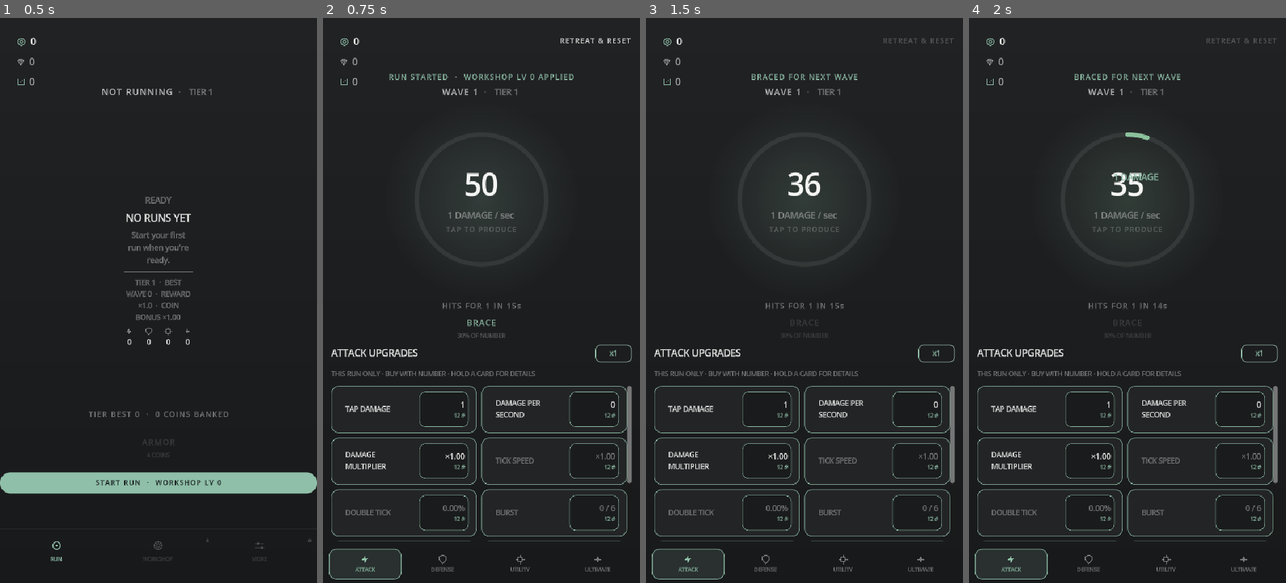
Above: before the commit, frames 1-4 (left to right).
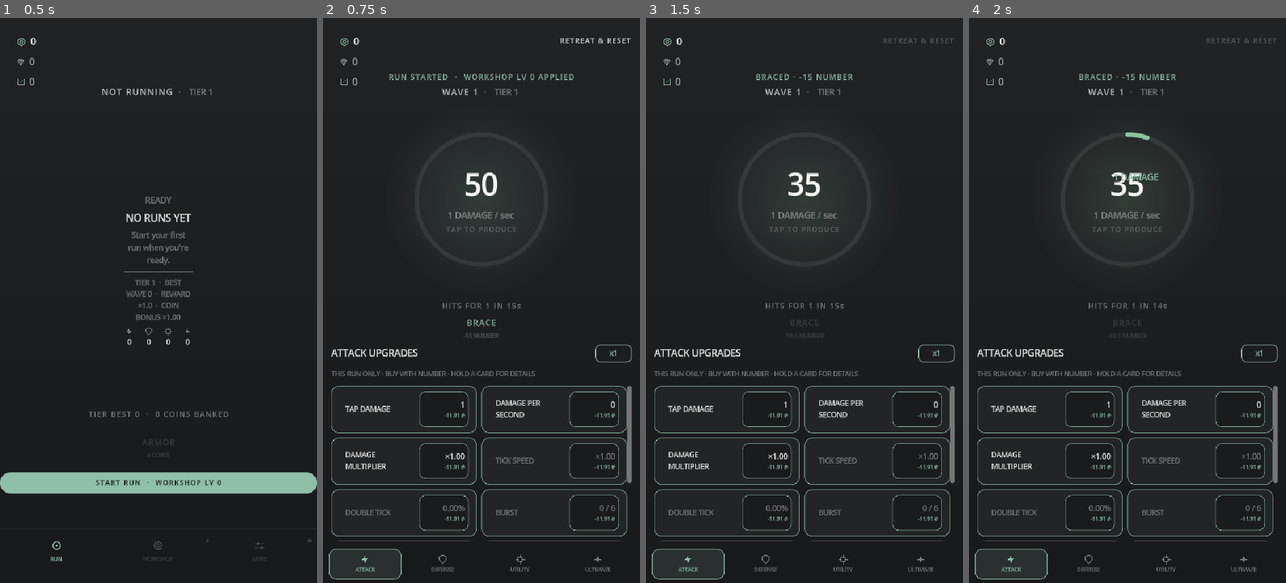
Above: after the commit, the same moments.

Repository: paulhardie/NumberGOup
Game: Godot game, scene res://scenes/main.tscn
Same seed, same stepped clock (60 frames per second), same inputs: the game is played once before the commit and once after it.
Inputs (mouse positions are in pixels of both pictures, inside the frame that each line leads up to):
- Up to frame 1 (0.5 s): no input
- Up to frame 2 (0.75 s): click "START RUN · WORKSHOP LV 0" at 0.5 s
- Up to frame 3 (1.5 s): click (804, 328) at 1.25 s
- Up to frame 4 (2 s): no input

Frame 1 is identical in both runs. In frame 2, 0.2% of the frame differs, in the area x 38-93%, y 55-89%; in frame 3, 0.5%, in the area x 33-93%, y 9-89%; in frame 4, 0.4%.

Commit message:
Make Rig multi-buy work and show Number costs exactly
The Rig showed an x1 / x5 / x10 / MAX control but bought one rank per tap.
plan_rig_purchase quotes the ranks a press can afford (consuming the two
warm-up discounts in order) and purchase_rig_ranks spends exactly that quote.
Rig cards show the multi-rank price, and hit, Brace and Rig toasts name the
Number spent or lost.

Co-Authored-By: Claude Opus 5.5 <noreply@anthropic.com>

Diff:
--- a/src/game_state.gd
+++ b/src/game_state.gd
@@ -589,15 +589,49 @@
 		return false
 	return number.compare_to(get_rig_cost(upgrade_id)) >= 0
 
+## Quote the ranks a single Rig press can afford. The two opening discounts
+## count purchases across all rows, so a bulk quote must consume them in order.
+func plan_rig_purchase(upgrade_id: String, count: int = 1) -> Dictionary:
+	var refused := {"ranks": 0, "cost": ScientificNumber.new()}
+	if not in_run or (count != MAX_BUY and count <= 0):
+		return refused
+	var definition := get_definition(upgrade_id)
+	if definition == null or not balance_profile.rig_has_row(definition.workshop_category, upgrade_id):
+		return refused
+	var bought_before := rig_ranks_bought()
+	var owned := rig_owned(upgrade_id)
+	var warm_up := not balance_profile.is_pressured_wave(selected_tier, wave)
+	var spent := ScientificNumber.new()
+	var ranks := 0
+	while count == MAX_BUY or ranks < count:
+		var step: ScientificNumber
+		if warm_up and bought_before + ranks < balance_profile.RIG_WARM_UP_DISCOUNTED_PURCHASES:
+			step = balance_profile.rig_warm_up_reference_hp(selected_tier)
+		else:
+			step = get_rig_cost(upgrade_id, owned + ranks)
+		if step.is_zero():
+			break
+		var next_spent := spent.add(step)
+		if next_spent.compare_to(number) > 0:
+			break
+		spent = next_spent
+		ranks += 1
+	return {"ranks": ranks, "cost": spent}
+
+func purchase_rig_ranks(upgrade_id: String, count: int = 1) -> int:
+	var plan := plan_rig_purchase(upgrade_id, count)
+	var ranks: int = int(plan.ranks)
+	if ranks <= 0:
+		return 0
+	number = number.subtract(plan.cost)
+	rig_ranks[upgrade_id] = rig_owned(upgrade_id) + ranks
+	return ranks
+
 ## Buys one uncapped run-scoped rank with Number. It sells even when the price
 ## eats the buffer against the next hit: the contract is that the price is
 ## visible before it kills you, not that the game refuses the decision (D015).
 func purchase_rig(upgrade_id: String) -> bool:
-	if not can_purchase_rig(upgrade_id):
-		return false
-	number = number.subtract(get_rig_cost(upgrade_id))
-	rig_ranks[upgrade_id] = rig_owned(upgrade_id) + 1
-	return true
+	return purchase_rig_ranks(upgrade_id, 1) > 0
 
 ## Labs (The Tower): permanent research paid in Coins, gated by real time
 ## rather than Coins alone. A line keeps researching whether a run is active or
--- a/src/main.gd
+++ b/src/main.gd
@@ -275,12 +275,13 @@
 			var boss_hit: bool = event.type == "boss_collection"
 			var hit_colour: Color = BOSS_DANGER if boss_hit else DANGER
 			if event.amount.is_zero():
-				_show_toast("HIT BLOCKED", ACCENT)
+				_show_toast("HIT BLOCKED · 0 NUMBER LOST", ACCENT)
 				_flash_number(ACCENT)
 				_pulse_ring_hit(1.008)
 			else:
-				_spawn_floating_text("-" + event.amount.format_value(), hit_colour, _stage_float_point())
-				_show_toast("STILL STANDING  ·  HITS AGAIN IN " + str(int(GameState.WAVE_INTERVAL_SECONDS)) + "s", hit_colour)
+				_spawn_floating_text("-" + _stat_number(event.amount) + " NUMBER", hit_colour, _stage_float_point())
+				_show_toast(("BOSS HIT" if boss_hit else "HIT") + " · -" + _stat_number(event.amount) + " NUMBER · " + state.number.format_value() + " LEFT", hit_colour)
+				_snap_number_display()
 				_flash_number(hit_colour, 0.5 if boss_hit else 0.35)
 				_pulse_stage_impact(hit_colour)
 				_shake_stage(9.0 if boss_hit else 3.5)
@@ -2049,8 +2050,10 @@
 	_show_toast("NO OTHER TIER UNLOCKED", MUTED_TEXT)
 
 func _on_brace_pressed() -> void:
+	var cost := state.number.multiply_scalar(state.get_brace_cost_percent())
 	if state.brace():
-		_show_toast("BRACED FOR NEXT WAVE", ACCENT)
+		_show_toast("BRACED · -" + _stat_number(cost) + " NUMBER", ACCENT)
+		_snap_number_display()
 		_refresh_all()
 	else:
 		_show_toast("CANNOT BRACE YET", MUTED_TEXT)
@@ -2187,7 +2190,7 @@
 	# Armor is a Workshop rank, locked during a run, so its shortcut only
 	# earns its place between runs.
 	armor_button.visible = not state.in_run
-	brace_cost_label.text = "%.0f%% OF NUMBER" % (state.get_brace_cost_percent() * 100.0)
+	brace_cost_label.text = "-" + _stat_number(state.number.multiply_scalar(state.get_brace_cost_percent())) + " NUMBER"
 	brace_button.disabled = not state.can_brace()
 	_set_action_enabled(brace_button, not brace_button.disabled)
 	var armor := state.get_definition(GameState.ARMOR_ID)
@@ -2625,11 +2628,15 @@
 	value_button.pressed.connect(func(upgrade_id: String = definition.id):
 		if _consume_long_press(value_button):
 			return
-		if not state.can_purchase_rig(upgrade_id):
+		var step := _buy_step(state.workshop.selected_category)
+		var plan := state.plan_rig_purchase(upgrade_id, step)
+		if int(plan.ranks) == 0:
 			_show_toast("NEED " + state.get_rig_cost(upgrade_id).format_value() + " NUMBER", MUTED_TEXT)
 			return
-		if state.purchase_rig(upgrade_id):
-			_show_toast("+" + definition.title, WORKSHOP_ACCENT)
+		var bought := state.purchase_rig_ranks(upgrade_id, step)
+		if bought > 0:
+			_show_toast("-" + _stat_number(plan.cost) + " NUMBER · +" + str(bought) + " " + definition.title, WORKSHOP_ACCENT)
+			_snap_number_display()
 			state.save()
 			_refresh_all()
 		else:
@@ -2650,8 +2657,11 @@
 		return
 	var effective := state.get_owned(definition.id) + int(state.rig_rank_equivalent(definition))
 	var next_cost := state.get_rig_cost(definition.id)
-	var can_afford := state.can_purchase_rig(definition.id)
-	var after_purchase := state.number.subtract(next_cost)
+	var plan := state.plan_rig_purchase(definition.id, _buy_step(state.workshop.selected_category))
+	var ranks := int(plan.ranks)
+	var can_afford := ranks > 0
+	var quoted_cost: ScientificNumber = plan.cost if can_afford else next_cost
+	var after_purchase := state.number.subtract(quoted_cost)
 	var encounter: Variant = state.active_encounter
 	var hit_cost := ScientificNumber.new()
 	if encounter != null and not encounter.max_liability.is_zero() and not encounter.is_cleared():
@@ -2665,7 +2675,7 @@
 	value_button.add_theme_stylebox_override("hover", _panel_style(Color(WORKSHOP_ACCENT.r, WORKSHOP_ACCENT.g, WORKSHOP_ACCENT.b, 0.12), 10, box_tint))
 	(refs.value_label as Label).text = _stat_value_text(definition, effective)
 	var cost_label: Label = refs.cost_label
-	cost_label.text = next_cost.format_value() + " #"
+	cost_label.text = ("x" + str(ranks) + " · " if ranks > 1 else "") + "-" + _stat_number(quoted_cost) + " #"
 	cost_label.add_theme_color_override("font_color", warning_colour if warning_colour.a > 0 else (WORKSHOP_ACCENT if can_afford else MUTED_TEXT))
 
 ## Holding a card reads it instead of acting on it: after LONG_PRESS_SECONDS
--- a/tests/economy_tests.gd
+++ b/tests/economy_tests.gd
@@ -42,6 +42,7 @@
 	_test_coin_and_knowledge_bonuses_lift_what_a_run_pays()
 	_test_rig_cost_is_quoted_against_wave_hp()
 	_test_rig_purchase_spends_number_and_stacks()
+	_test_rig_multi_buy_quotes_and_spends()
 	_test_rig_is_run_scoped()
 	_test_rig_refuses_what_it_does_not_sell()
 	_test_rig_save_round_trip()
@@ -1566,6 +1567,38 @@
 		_expect(state.purchase_rig("stronger_tap"), "Rig ranks are uncapped while Number lasts")
 	_expect(state.rig_owned("stronger_tap") == cap + 1, "the Rig should hold ranks past the Workshop cap")
 
+func _test_rig_multi_buy_quotes_and_spends() -> void:
+	var fresh := GameState.new()
+	fresh.start_run(1, 7)
+	var partial := fresh.plan_rig_purchase("generator", 5)
+	_expect(int(partial.ranks) == 2, "an opening x5 press should quote only its two affordable discounted ranks")
+	var before: ScientificNumber = fresh.number.copy()
+	_expect(fresh.purchase_rig_ranks("generator", 5) == 2, "an opening x5 press should buy both affordable ranks")
+	_expect(fresh.number.compare_to(before.subtract(partial.cost)) == 0 and fresh.rig_owned("generator") == 2, "the opening bulk press should spend exactly its quote and grant two ranks")
+
+	var bulk := _funded_state()
+	var singles := _funded_state()
+	bulk.start_run(1, 17)
+	singles.start_run(1, 17)
+	bulk.number = ScientificNumber.from_float(10000.0)
+	singles.number = ScientificNumber.from_float(10000.0)
+	var five := bulk.plan_rig_purchase("stronger_tap", 5)
+	_expect(int(five.ranks) == 5, "a funded x5 press should quote five Rig ranks")
+	for rank in range(5):
+		_expect(singles.purchase_rig("stronger_tap"), "the comparison run should buy each Rig rank singly")
+	_expect(bulk.purchase_rig_ranks("stronger_tap", 5) == 5, "a funded x5 press should grant five ranks")
+	_expect(bulk.number.compare_to(singles.number) == 0 and bulk.rig_owned("stronger_tap") == singles.rig_owned("stronger_tap"), "bulk and single Rig buys should spend the same Number and grant the same ranks")
+
+	var maxed := _funded_state()
+	maxed.start_run(1, 18)
+	maxed.number = ScientificNumber.from_float(10000.0)
+	var all := maxed.plan_rig_purchase("stronger_tap", GameState.MAX_BUY)
+	var max_before: ScientificNumber = maxed.number.copy()
+	_expect(int(all.ranks) > 5, "Rig MAX should quote every affordable rank, past x5")
+	_expect(maxed.purchase_rig_ranks("stronger_tap", GameState.MAX_BUY) == int(all.ranks), "Rig MAX should buy exactly its quoted ranks")
+	_expect(maxed.number.compare_to(max_before.subtract(all.cost)) == 0 and not maxed.can_purchase_rig("stronger_tap"), "Rig MAX should spend its quote and leave the next rank unaffordable")
+	_expect(maxed.purchase_rig_ranks("stronger_tap", 0) == 0 and maxed.purchase_rig_ranks("not_a_row", GameState.MAX_BUY) == 0, "invalid Rig multi-buy requests should change nothing")
+
 func _test_rig_is_run_scoped() -> void:
 	var state := _funded_state()
 	state.start_run(1, 7)
